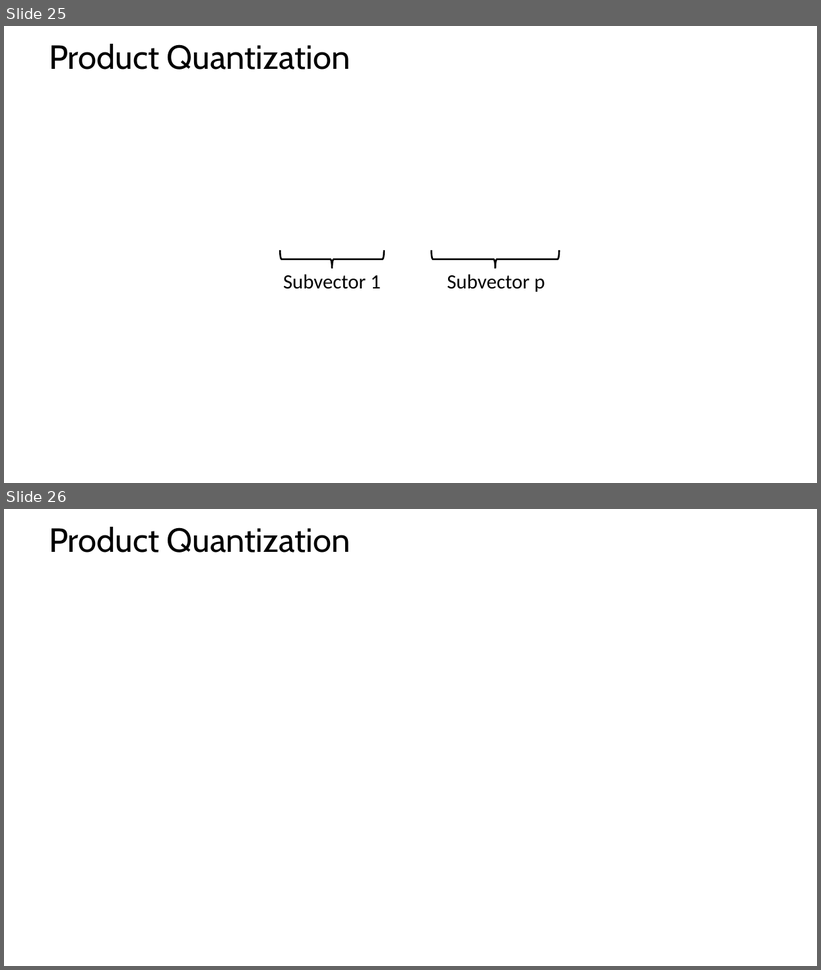
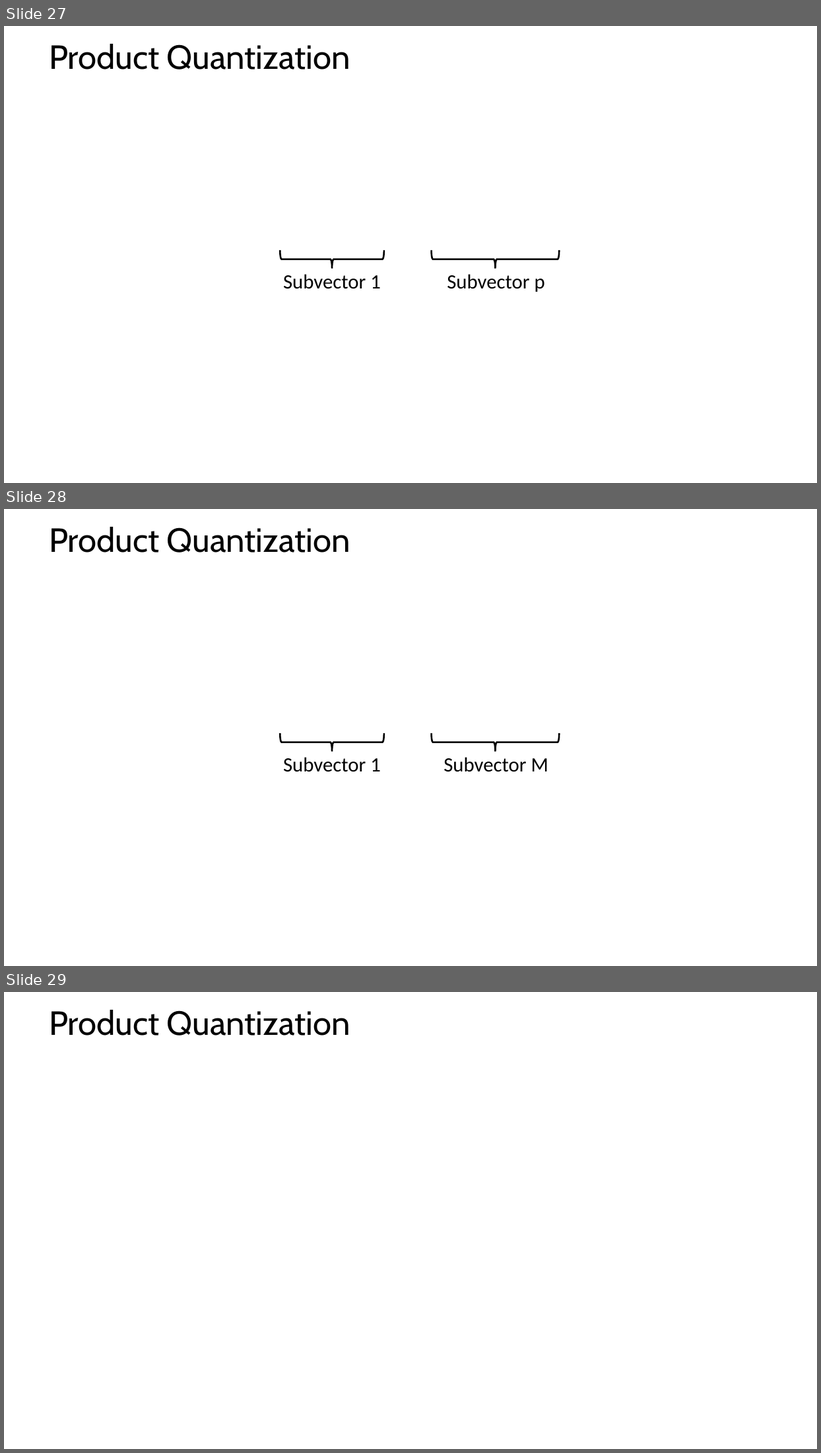
Before and after one commit to tenevian/Harvard-SSP-Data-Mining, a slide deck: slides/5_EfficientSimilaritySearch.pptx. Shown one above the other, each under a label of ours: slides 25 and 26 before the commit, slides 27, 28 and 29 after it. The pictures are 821x970 and 821x1453 pixels, drawn with LibreOffice and Linux fonts; fonts in the diff are those of the drawing; grey boxes stand for pictures. Boxes give left, top, right and bottom in pixels: in the first picture for what was removed or moved away, otherwise in the second. Text is boxed around its words. In the diff, an @@ line names an element or a change of style, - is before the commit and + after.

```diff
--- a/slides/5_EfficientSimilaritySearch.pptx
+++ b/slides/5_EfficientSimilaritySearch.pptx
@@ slide 28 added at bbox=[4, 509, 817, 966], background #FFFFFF @@
@@ title added at bbox=[49, 527, 350, 553], 39.6 pt, text #000000 @@
+Product Quantization
@@ right brace added at bbox=[280, 734, 384, 752], outline #000000 2 pt @@
@@ right brace added at bbox=[432, 733, 560, 752], outline #000000 2 pt @@
@@ text added at bbox=[283, 757, 381, 772], 24 pt, text #000000 @@
+Subvector 1
@@ text added at bbox=[444, 757, 548, 772], 24 pt, text #000000 @@
+Subvector M
@@ what was slide 25 is now slide 27 @@
@@ what was slide 26 is now slide 29 @@
```
Also in this commit, not shown: 1 slide changed, 4 other slides added.
